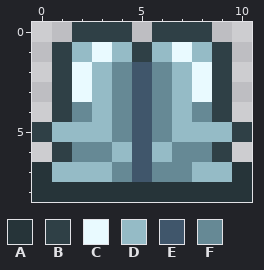
Pixel-art sprite -- Items/Armor/DamascusLeggings.png. Above: the version before the commit.
The file is 22x18 pixels, drawn in blocks of 2x2; one block is one cell here.
Palette (. is transparent): A #263439  B #2f4046  C #e9faff  D #95bbc6  E #40566b  F #668995
Pixels before, first column x 0:
0 ..BBB.BBB..
1 .BDCDBDCDB.
2 .BCDFEFDCB.
3 .BCDFEFDCB.
4 .BFDFEFDFB.
5 BDDDFEFDDDB
6 .BFFDEDFFB.
7 ADDDFEFFDDA
8 AAAAAAAAAAA
Once edited:
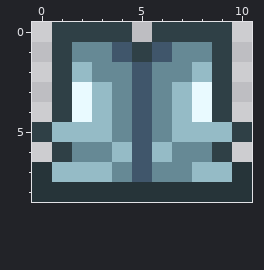
The edit:
{"y":0,"x":1,"old":".","new":"B"}
{"y":0,"x":9,"old":".","new":"B"}
{"y":1,"x":2,"old":"DCD","new":"FFE"}
{"y":1,"x":6,"old":"DCD","new":"EFF"}
{"y":2,"x":2,"old":"CD","new":"DF"}
{"y":2,"x":7,"old":"DC","new":"FD"}
{"y":4,"x":2,"old":"F","new":"C"}
{"y":4,"x":8,"old":"F","new":"C"}
